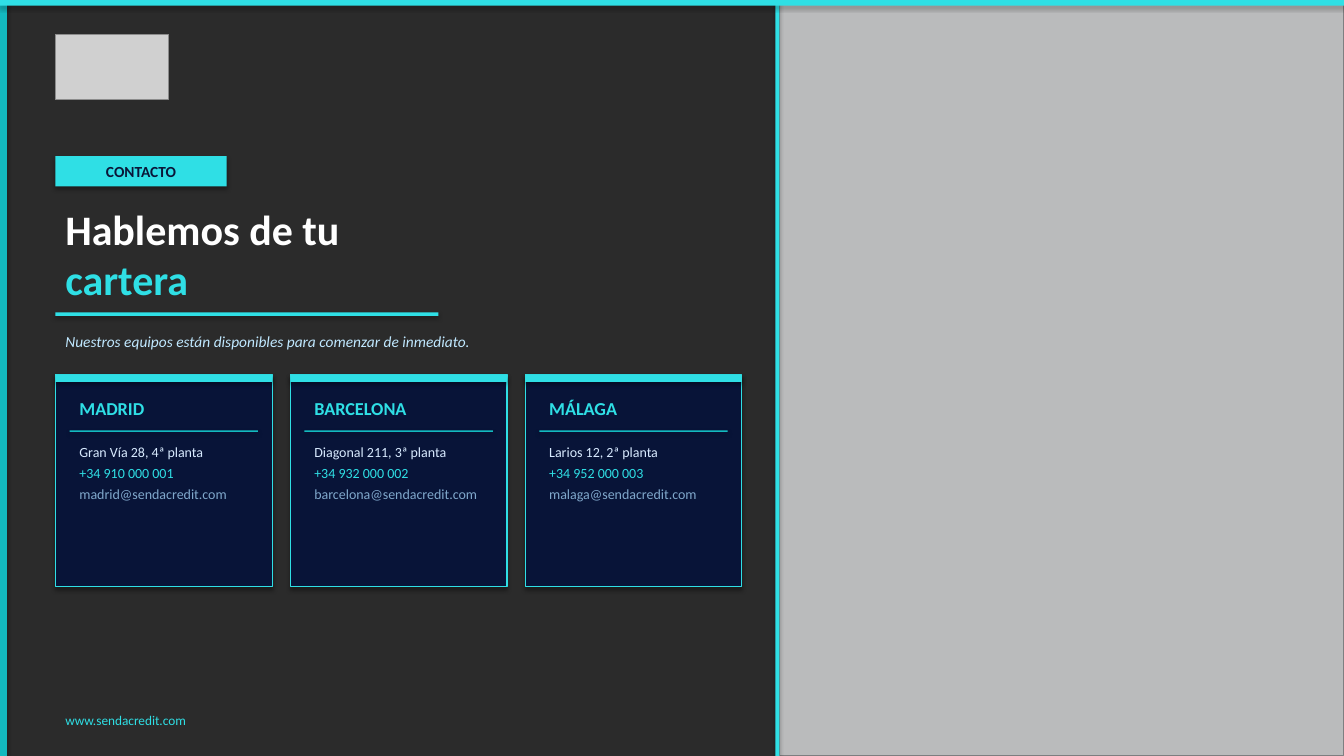
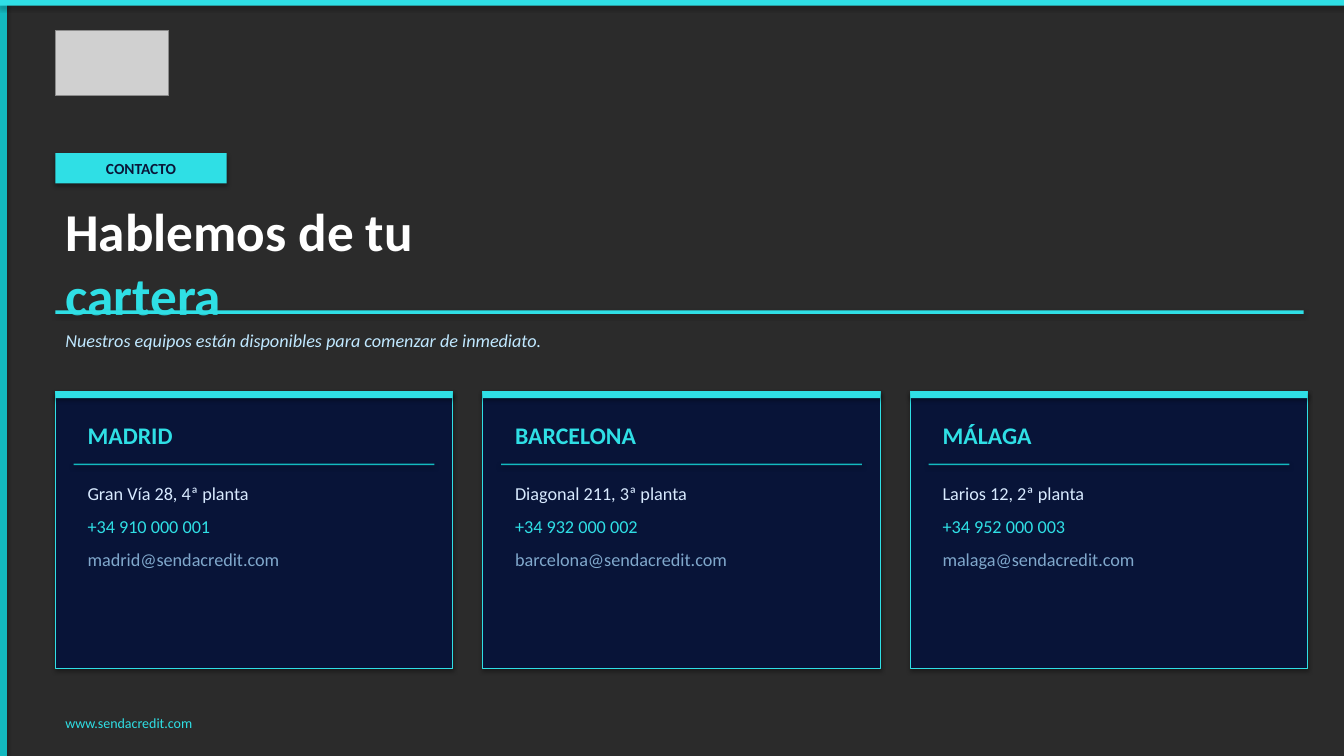
Before and after one commit to alejandroas010/alepixel-web, a slide deck: slide 7 of sendacredit_propuesta.pptx. Drawn at 1344x756 pixels with LibreOffice and Linux fonts; fonts in the diff are those of the drawing; grey boxes stand for pictures; background and template pictures are left out; a plain dark background stands for a picture behind light text. Boxes give left, top, right and bottom in pixels: in the first picture for what was removed or moved away, otherwise in the second. Text is boxed around its words. In the diff, an @@ line names an element or a change of style, - is before the commit and + after.

```diff
--- a/sendacredit_propuesta.pptx
+++ b/sendacredit_propuesta.pptx
@@ rectangle removed at <box>775,0,779,756</box> @@
@@ picture removed at <box>779,0,1344,756</box> @@
@@ rectangle removed at <box>779,0,1344,756</box> @@
@@ picture: place and size @@
-picture at <box>55,34,168,100</box>
+picture at <box>55,30,168,96</box>
@@ text "Hablemos de tu" at <box>65,213,413,316</box>: size 30 to 38 pt @@
@@ text "Nuestros equipos están disponibles para ..." at <box>65,334,541,350</box>: size 11 to 13 pt @@
@@ rectangle added at <box>55,311,1304,314</box>, fill #2FDFE5 @@
@@ rectangle removed at <box>55,375,272,382</box> @@
@@ rectangle removed at <box>290,375,507,587</box> @@
@@ rectangle removed at <box>290,375,507,382</box> @@
@@ rectangle: place and size @@
-rectangle at <box>55,313,439,316</box>
+rectangle at <box>55,391,453,398</box>
@@ rectangle: place and size @@
-rectangle at <box>55,375,272,587</box>
+rectangle at <box>55,391,453,668</box>
@@ text "MADRID": place and size @@
-text "MADRID" at <box>79,403,144,415</box>
+text "MADRID" at <box>88,428,173,444</box>
@@ rectangle: place and size @@
-rectangle at <box>525,375,742,382</box>
+rectangle at <box>483,391,880,398</box>
@@ rectangle: place and size @@
-rectangle at <box>525,375,742,587</box>
+rectangle at <box>483,391,880,668</box>
@@ text "BARCELONA": place and size @@
-text "BARCELONA" at <box>314,403,406,415</box>
+text "BARCELONA" at <box>515,428,636,444</box>
@@ rectangle added at <box>910,391,1308,668</box>, fill #081438, outline #2FDFE5 0.8 pt @@
@@ rectangle added at <box>910,391,1308,398</box>, fill #2FDFE5 @@
@@ size 13 to 17 pt in 3 elements at <box>88,428,173,444</box>, <box>515,428,636,444</box>, <box>943,424,1032,444</box> @@
@@ text "MÁLAGA": place and size @@
-text "MÁLAGA" at <box>549,400,617,415</box>
+text "MÁLAGA" at <box>943,424,1032,444</box>
@@ rectangle removed at <box>304,431,493,432</box> @@
@@ rectangle: place and size @@
-rectangle at <box>70,431,258,432</box>
+rectangle at <box>74,464,435,465</box>
@@ text "Gran Vía 28, 4ª planta": place and size @@
-text "Gran Vía 28, 4ª planta" at <box>79,447,226,501</box>
+text "Gran Vía 28, 4ª planta" at <box>88,487,280,568</box>
@@ rectangle: place and size @@
-rectangle at <box>539,431,728,432</box>
+rectangle at <box>501,464,862,465</box>
@@ text "Diagonal 211, 3ª planta": place and size @@
-text "Diagonal 211, 3ª planta" at <box>314,447,477,501</box>
+text "Diagonal 211, 3ª planta" at <box>515,487,727,568</box>
@@ rectangle added at <box>929,464,1290,465</box>, fill #13B9BF @@
@@ size 10 to 13 pt; more space between paragraphs in 3 elements at <box>88,487,280,568</box>, <box>515,487,727,568</box>, <box>943,487,1135,569</box> @@
@@ text "Larios 12, 2ª planta": place and size @@
-text "Larios 12, 2ª planta" at <box>549,447,696,502</box>
+text "Larios 12, 2ª planta" at <box>943,487,1135,569</box>
@@ text "www.sendacredit.com" at <box>65,718,192,728</box>: size 9.5 to 10 pt @@
```
